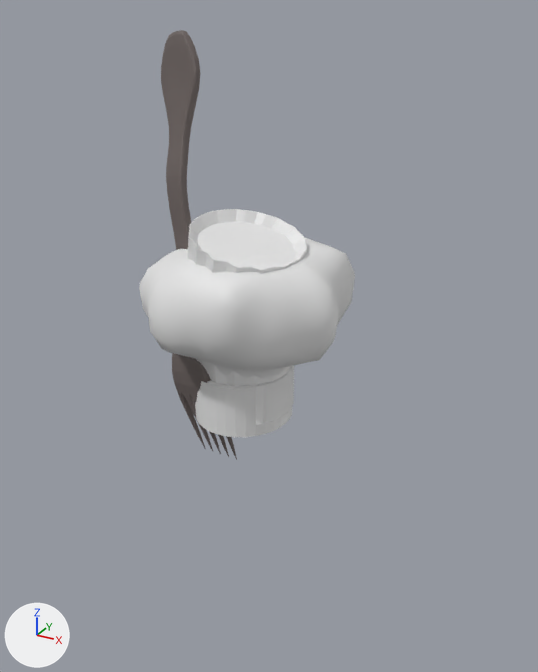
An edit to the FBX model Assets/Models/Hats.fbx, drawn before and after from the same camera.
Both versions are drawn from a 50 mm camera at (1.62, -2.69, 2.81) aimed at (-0.1, 0.43, 1.25). The axes (+X, +Y, +Z) are drawn at lower left. The lights are the same throughout. The picture after the commit comes second. Where no turn or scale is listed for an object, it has been applied to the vertices.

The first picture shows 'Chapeu Alto', 'Chapeu Gordo', 'Garfo'.
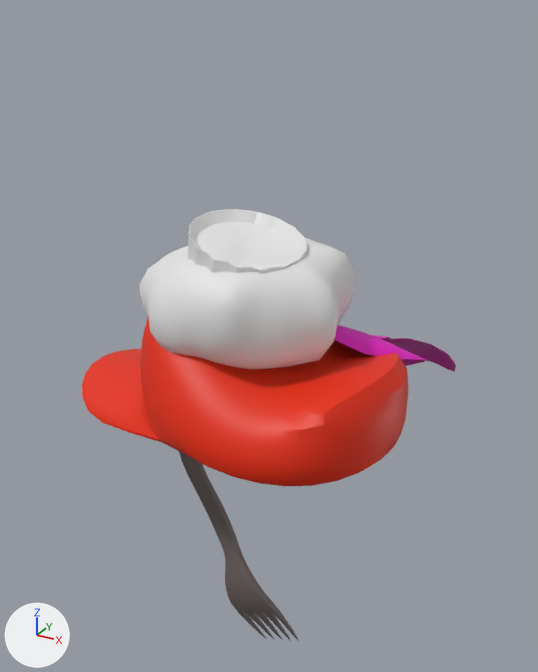
Boxes (x1, y1, x2, y2) around the edits, measured in the pictures (538 x 672 px):
'Chapeu Mario', added (red): after (82, 317, 409, 486)
'Garfo', moved, turned, rescaled: before (161, 30, 237, 460); after (179, 452, 299, 641)
'Rosa', added (pink): after (334, 325, 456, 372)

The edits, one by one:
Material 'Rosa' (mat_rosa) is new.
Its base color is (0.8, 0.0, 0.539) (pink #e700c2).
Material 'Plumber Hat' (mat_plumber_hat) is new.
Its base color is (0.8, 0.0233, 0.0) (red #e72a00).
Mesh me_circle_001 is new.
It has 1332 vertices, 2620 faces and spans x -0.82..0.79, y -0.51..0.94, z -0.02..0.81.
It uses material mat_rosa (pink #e700c2).
Mesh me_cube_001 is new.
It has 634 vertices, 1264 faces and spans x -1.0..0.63, y -0.54..0.6, z 0.08..0.71.
It uses material mat_plumber_hat (red #e72a00).
Object 'Garfo' (ob_garfo) moves from (-0.172, -0.121, 1.33) to (0.0, 0.0, 0.0).
Object 'Garfo' (ob_garfo) turns from (-7.3, -12, -17) to (0, -23, 0) degrees about x, y and z.
Object 'Garfo' (ob_garfo) is rescaled from (0.00168, 0.00168, 0.00168) to (0.00155, 0.00155, 0.00155).
Object 'Rosa' (ob_rosa) is new; it shows me_circle_001.
Its location is (0.0, 0.448, 0.753).
Object 'Chapeu Mario' (ob_chapeu_mario) is new; it shows me_cube_001.
Its location is (0.144, -0.018, 0.947).
